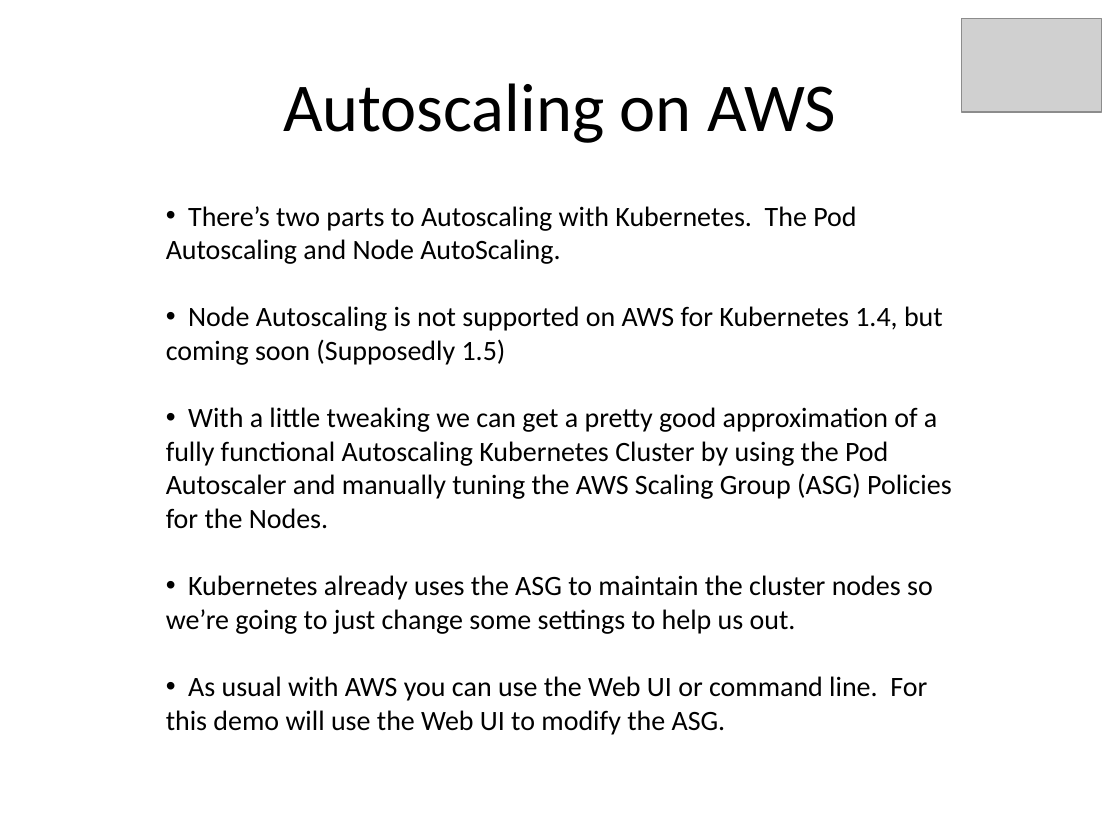
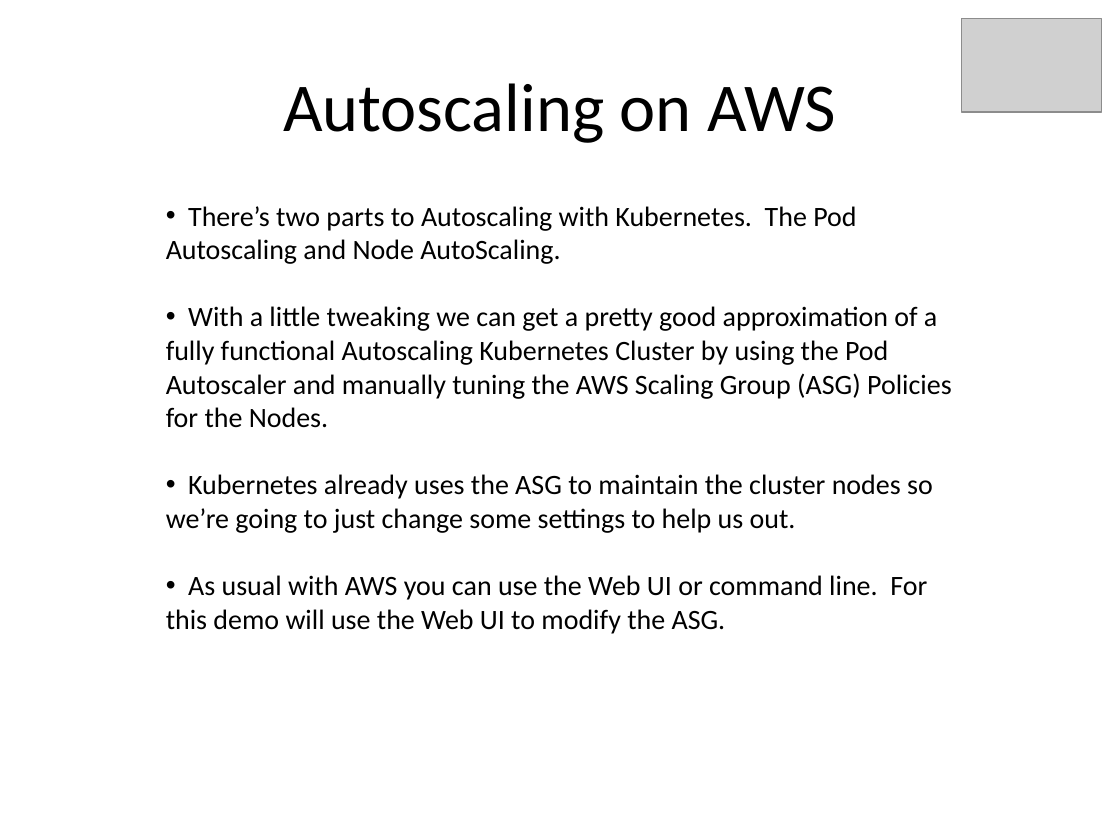
Before and after one commit to kskalvar/kubernetes-autoscaling-aws, a slide deck: slide 7 of docs/Kubernetes-Autoscaling-on-AWS.pptx. Drawn at 1120x840 pixels with LibreOffice and Linux fonts; fonts in the diff are those of the drawing; grey boxes stand for pictures. Boxes give left, top, right and bottom in pixels: in the first picture for what was removed or moved away, otherwise in the second. Text is boxed around its words. In the diff, an @@ line names an element or a change of style, - is before the commit and + after.

Commit message:
Upgraded to use Kubernetes 1.7.6 using Kops

```diff
--- a/docs/Kubernetes-Autoscaling-on-AWS.pptx
+++ b/docs/Kubernetes-Autoscaling-on-AWS.pptx
@@ text at bbox=[166, 306, 943, 365]: paragraph removed @@
-• Node Autoscaling is not supported on AWS for Kubernetes 1.4, but coming soon (Supposedly 1.5)
```
Also in this commit, not shown: 5 other slides changed, 1 other file.
